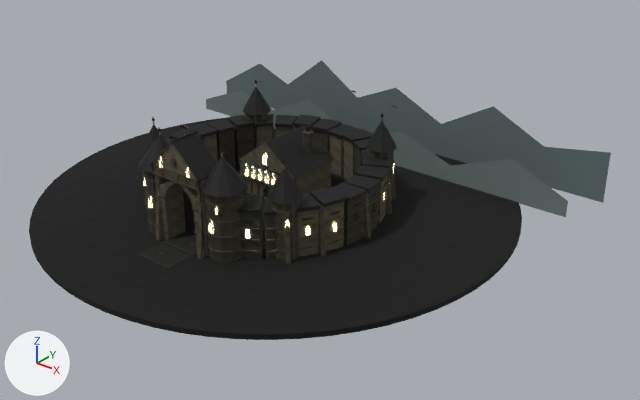
A saved change to the glTF model public/assets/world/first-light-citadel.glb.
Rendered twice from a camera (50 mm lens) standing at (70.3, -77.5, 50.8) and looking at (6.1, 2.7, 1.1). Lighting does not change. The marker at lower left points along +X, +Y and +Z. The first picture is the older version. Where no turn or scale is listed for an object, it has been applied to the vertices.

The first picture shows 'Approach stone 1', 'Cylinder.015', 'Cylinder.016', 'Cylinder.017', 'Cylinder.018', 'Cylinder.020', 'Far Carpathians', 'Gate buttress setback cap L', 'Gate gable left roof edge', 'Gate upper beam', 'Near ridge', 'Terrain', 'VS01_Threshold_ROOT' and 6 more.
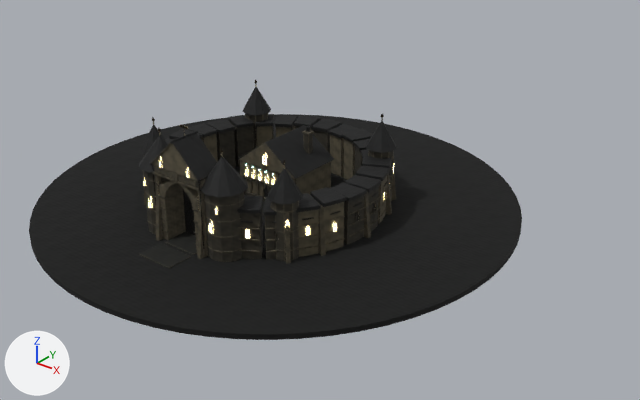
Where the newer file only moved an object's origin or applied its transform, the numbers keep the older frame.

Pixel boxes [x1, y1, x2, y2] of what changed, in the pictures (640 x 400 px):
'Far Carpathians', deleted
    before: [226, 60, 611, 203]
'Near ridge', deleted
    before: [206, 91, 568, 217]
'Cylinder.017', moved
    before: [206, 231, 241, 238]
    after: [270, 206, 297, 213]
'Cylinder.016', moved
    before: [207, 246, 242, 253]
    after: [274, 228, 299, 233]
'Cylinder.020', moved (not visible afterwards)
    before: [204, 197, 245, 207]
'Cylinder.015', moved
    before: [143, 175, 170, 182]
    after: [275, 247, 299, 252]
'Cylinder.007', rescaled (not visible before)
    after: [205, 216, 241, 223]
'Cylinder.018', moved (not visible afterwards)
    before: [205, 216, 241, 223]
'Cylinder.005', rescaled (not visible before)
    after: [206, 231, 241, 238]
'Cylinder.004', rescaled (not visible before)
    after: [207, 246, 242, 253]

The change, as a list of edits to the scene's bpy script:
```text
Remove ob_far_carpathians:
    ob_far_carpathians = bpy.data.objects.new('Far Carpathians', me_far_carpathiansmesh)
    ob_far_carpathians.location = (0.0, 27.0, 5.0)
Remove ob_near_ridge:
    ob_near_ridge = bpy.data.objects.new('Near ridge', me_near_ridgemesh)
    ob_near_ridge.location = (0.0, 20.0, 3.2)
Change ob_cylinder_004:
    ob_cylinder_004.scale: (0.0839, 0.0839, 0.0839) -> (2.36, 2.36, 2.36)
Change ob_cylinder_005:
    ob_cylinder_005.scale: (0.0839, 0.0839, 0.0839) -> (2.36, 2.36, 2.36)
Change ob_cylinder_007:
    ob_cylinder_007.scale: (0.0839, 0.0839, 0.0839) -> (2.36, 2.36, 2.36)
Change ob_cylinder_015:
    ob_cylinder_015.location: (-5.1, -13.4, 7.2) -> (10.74, -9.416, 1.35)
Change ob_cylinder_016:
    ob_cylinder_016.location: (5.1, -13.4, 1.35) -> (10.74, -9.416, 3.75)
Change ob_cylinder_017:
    ob_cylinder_017.location: (5.1, -13.4, 3.25) -> (10.74, -9.416, 6.3)
Change ob_cylinder_018:
    ob_cylinder_018.location: (5.1, -13.4, 5.2) -> (-10.72, -9.433, 1.35)
Change ob_cylinder_020:
    ob_cylinder_020.location: (5.1, -13.4, 7.2) -> (-10.72, -9.433, 6.3)
Change ob_cylinder_023:
    ob_cylinder_023: bpy.data.objects.new('Cylinder.023', me_cylinder_002) -> bpy.data.objects.new('Cylinder.023', me_cylinder_015)
```
